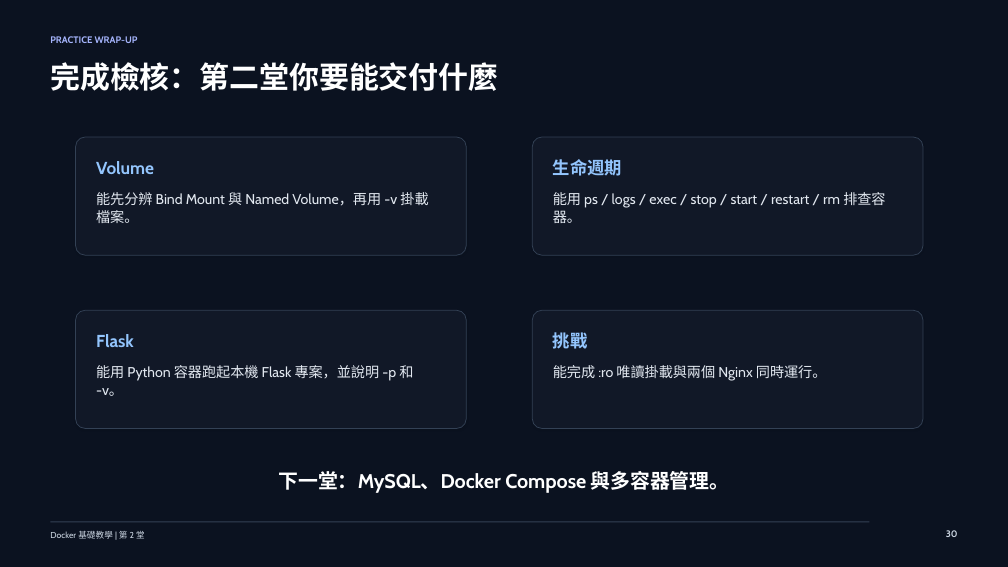
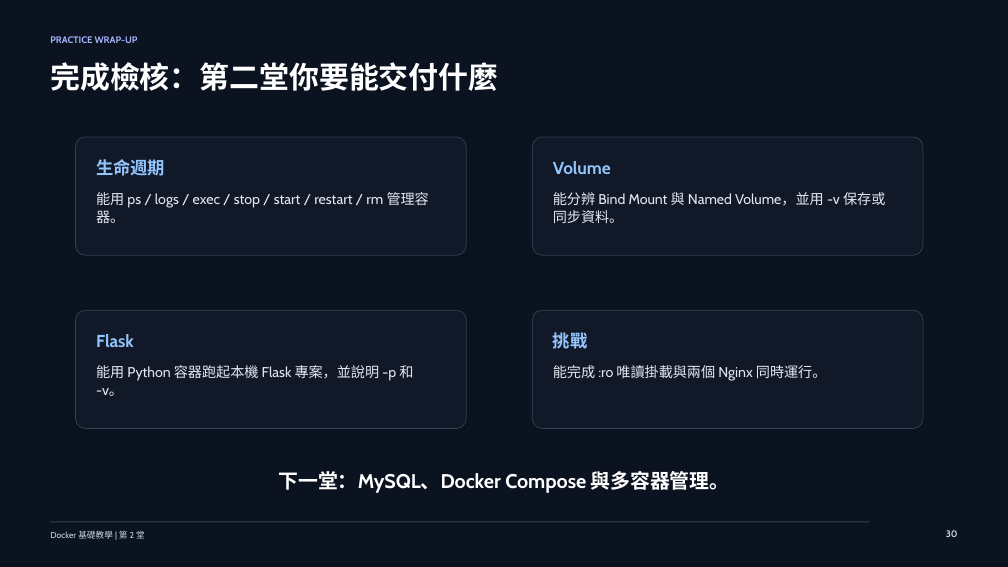
Before and after one commit to lalalalaluk/docker-practice, a slide deck: slide 35 of slides/docker-session2-flask-volume.pptx. Drawn at 1008x567 pixels with LibreOffice and Linux fonts; fonts in the diff are those of the drawing. Boxes give left, top, right and bottom in pixels: in the first picture for what was removed or moved away, otherwise in the second. Text is boxed around its words. In the diff, an @@ line names an element or a change of style, - is before the commit and + after.

```diff
--- a/slides/docker-session2-flask-volume.pptx
+++ b/slides/docker-session2-flask-volume.pptx
@@ text at bbox=[96, 159, 165, 176]: text changed @@
-Volume
+生命週期
@@ text at bbox=[553, 161, 611, 174]: text changed @@
-生命週期
+Volume
@@ text at bbox=[96, 192, 429, 223]: text changed @@
-能先分辨 Bind Mount 與 Named Volume，再用 -v 掛載檔案。
+能用 ps / logs / exec / stop / start / restart / rm 管理容器。
@@ text at bbox=[553, 192, 885, 223]: text changed @@
-能用 ps / logs / exec / stop / start / restart / rm 排查容器。
+能分辨 Bind Mount 與 Named Volume，並用 -v 保存或同步資料。
```
Also in this commit, not shown: 25 other slides changed, 8 slides added, 4 other files.
